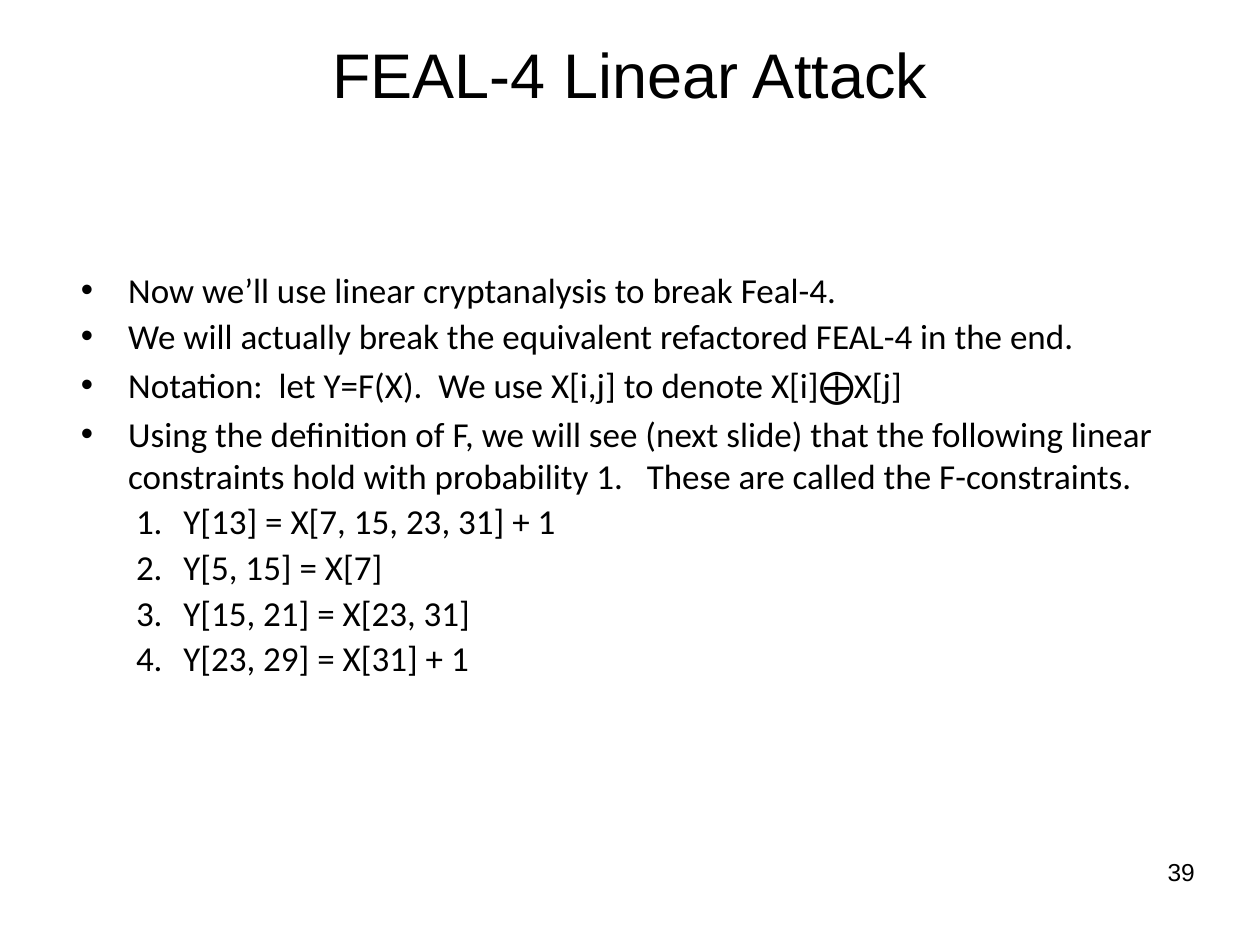
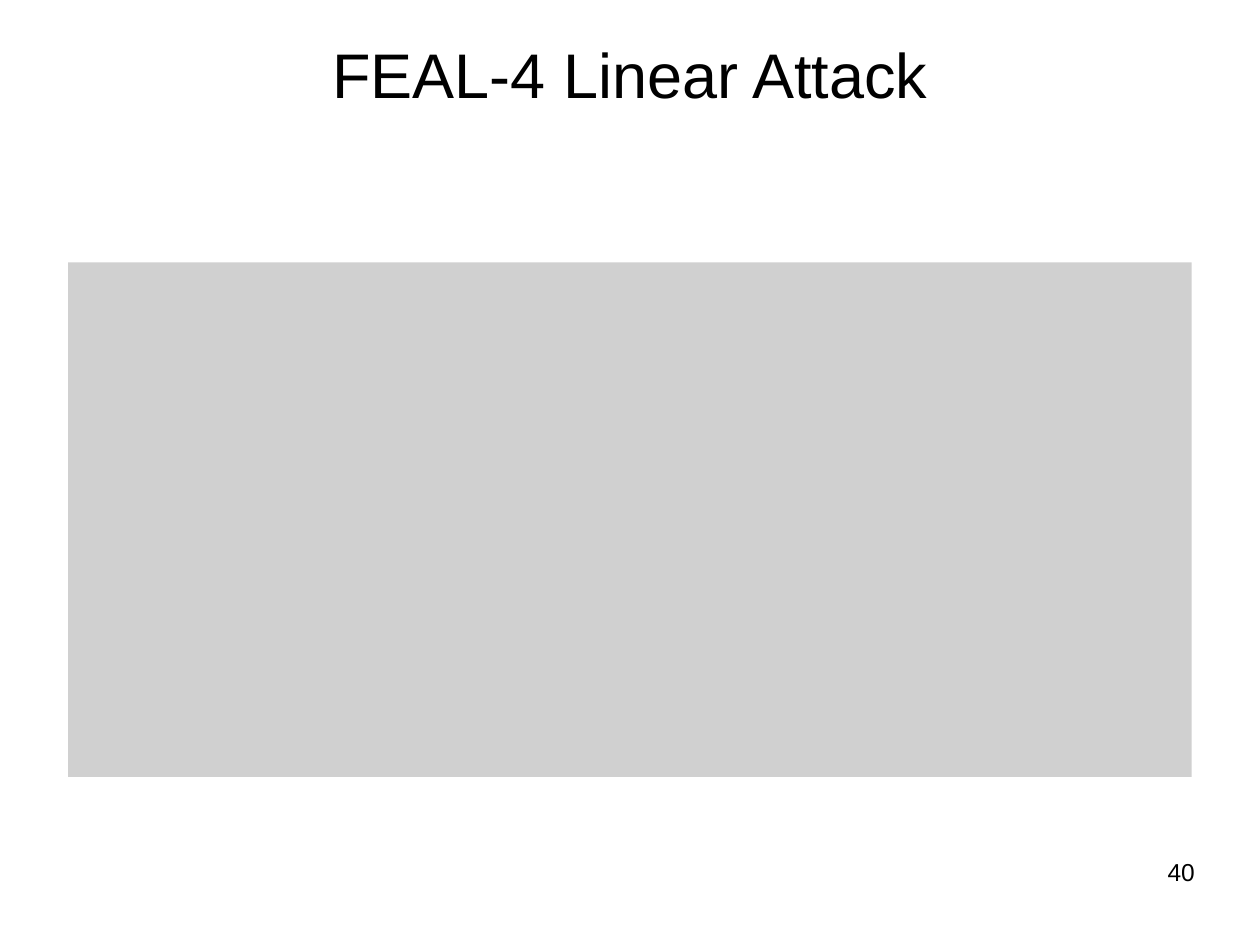
Before and after one commit to jlmucb/class_notes, a slide deck: slide 40 of BerkeleyClass/CS290Spring2013/Lectures/Cryptoclass4.pptx (slide 39 before the commit). Drawn at 1260x945 pixels with LibreOffice and Linux fonts; fonts in the diff are those of the drawing; grey boxes stand for pictures. Boxes give left, top, right and bottom in pixels: in the first picture for what was removed or moved away, otherwise in the second. Text is boxed around its words. In the diff, an @@ line names an element or a change of style, - is before the commit and + after.

Commit message:
A few more FEAL corrections

```diff
--- a/BerkeleyClass/CS290Spring2013/Lectures/Cryptoclass4.pptx
+++ b/BerkeleyClass/CS290Spring2013/Lectures/Cryptoclass4.pptx
@@ picture added at (68, 262, 1192, 776) @@
@@ text removed at (128, 278, 1152, 676) @@
-• Now we’ll use linear cryptanalysis to break Feal-4.
-• We will actually break the equivalent refactored FEAL-4 in the end.
-• Notation: let Y=F(X). We use X[i,j] to denote X[i]⨁X[j]
-• Using the definition of F, we will see (next slide) that the following linear constraints hold with probability 1. These are called the F-constraints.
-    1. Y[13] = X[7, 15, 23, 31] + 1
-    2. Y[5, 15] = X[7]
-    3. Y[15, 21] = X[23, 31]
-    4. Y[23, 29] = X[31] + 1
@@ page number at (1168, 864, 1195, 882): text changed @@
-39
+40
```
Also in this commit, not shown: 3 other slides changed, 1 slide added, 1 other file.
